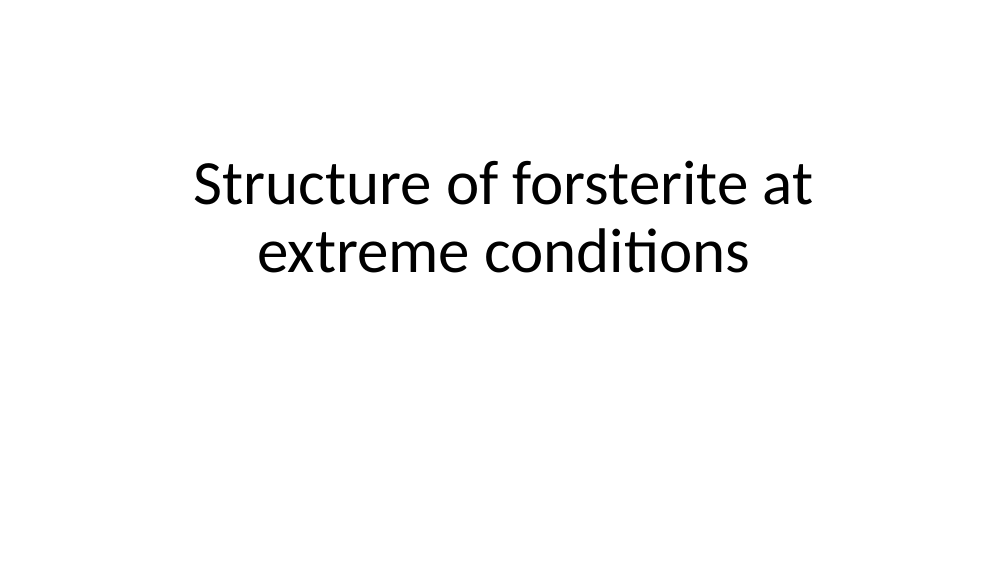
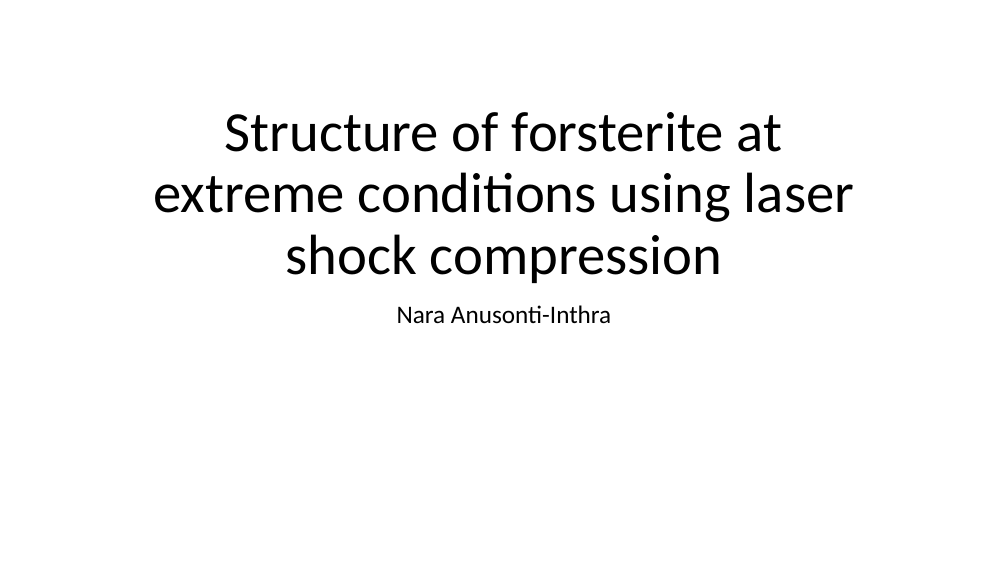
Before and after one commit to WicksGroup/AROP_NaraAnusonti-Inthra, a slide deck: slide 1 of final stuff/Anusonti-Inthra_presentation_final.pptx. Drawn at 1008x567 pixels with LibreOffice and Linux fonts; fonts in the diff are those of the drawing. Boxes give left, top, right and bottom in pixels: in the first picture for what was removed or moved away, otherwise in the second. Text is boxed around its words. In the diff, an @@ line names an element or a change of style, - is before the commit and + after.

```diff
--- a/final stuff/Anusonti-Inthra_presentation_final.pptx
+++ b/final stuff/Anusonti-Inthra_presentation_final.pptx
@@ title at <box>153,112,854,283</box>: text changed; size 60 to 54 pt @@
-Structure of forsterite at extreme conditions
+Structure of forsterite at extreme conditions using laser shock compression
@@ subtitle added at <box>397,305,611,324</box>, 24 pt, text #000000 @@
+Nara Anusonti-Inthra
```
Also in this commit, not shown: 1 other slide changed, 2 slides added, 3 other files.
